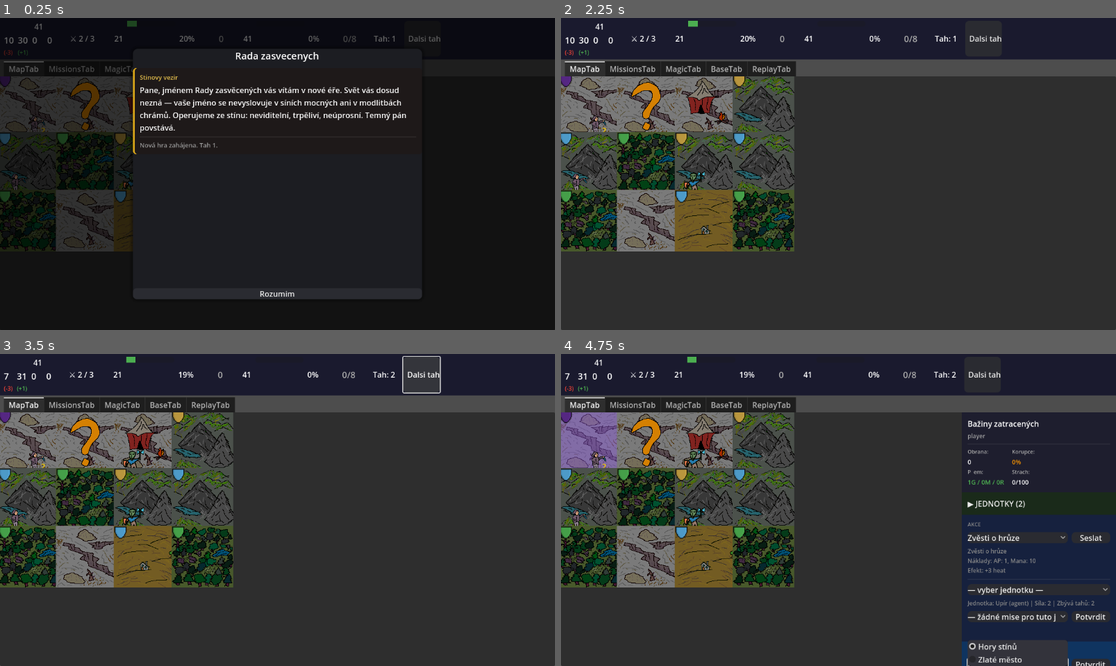
Above: before the commit, frames 1-4 (two rows, left to right).
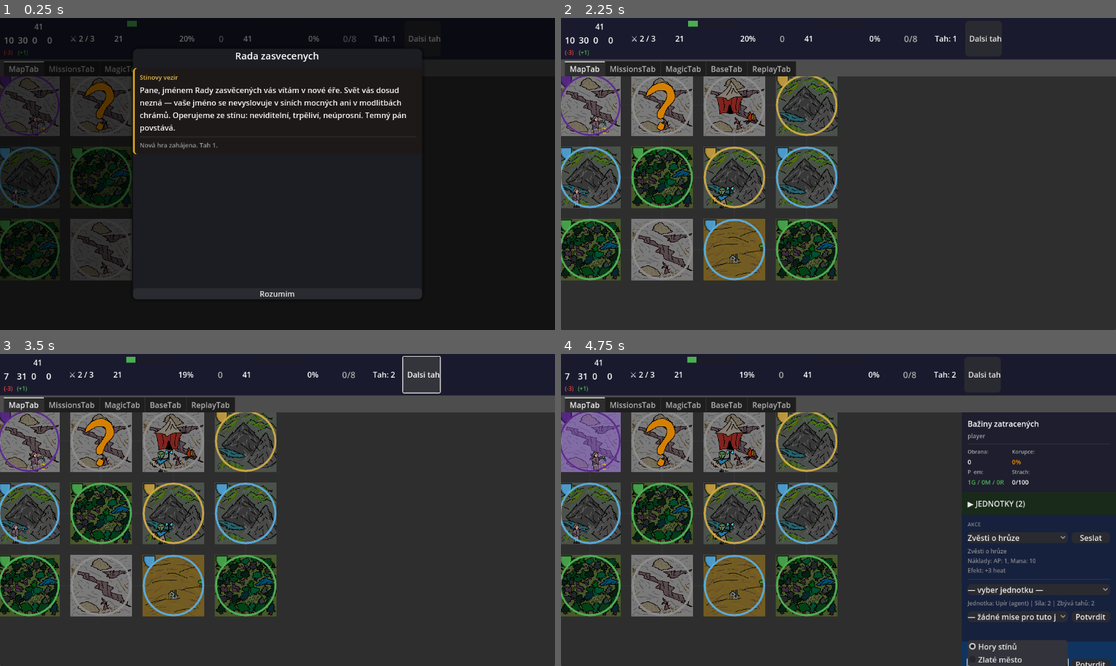
Above: after the commit, the same moments.

Repository: HannibalCZ/dark-lord
Game: Godot game, scene res://scenes/Main.tscn
The game is run twice, just before and just after one commit, with the same random seed, the same clock (stepped at 60 frames per second) and the same inputs.
Inputs (mouse positions are in pixels of both pictures, inside the frame that each line leads up to):
- Up to frame 1 (0.25 s): no input
- Up to frame 2 (2.25 s): click "Dalsi tah" at 0.5 s; click (588, 105) at 1.27 s; click "Rozumim" at 2 s
- Up to frame 3 (3.5 s): click "Dalsi tah" at 2.75 s
- Up to frame 4 (4.75 s): click (588, 441) at 3.52 s; click "Hory stínů" at 4.25 s

The runs differ from the first frame. In frame 1, 5.7% of the frame differs, in the area x 0-24%, y 18-85%; in frame 2, 24%; in frame 3, 24%; in frame 4, 24%, in the area x 0-50%, y 18-85%.

Commit message:
fix: border regionu pres Panel BorderOverlay, spacing map 150px pro viditelne cary
RegionTile: nahrazeni _draw() override za Panel BorderOverlay (posledni child,
z_index nad vsim). StyleBoxFlat s corner_radius=64 a bg_color=TRANSPARENT
kresli kruhovy border ve barve frakce. Odstranen _border_color a _draw().
JSON spacing: 120px -> 150px (mezera 22px mezi tiles 128px), cary nyni viditelne.

Co-Authored-By: Claude Sonnet 4.6 <noreply@anthropic.com>

Diff:
--- a/data/maps/mvp_map.json
+++ b/data/maps/mvp_map.json
@@ -6,22 +6,22 @@
   },
   "regions": [
 	{ "id": 0,  "name": "Bažiny zatracených", "owner_faction_id": "player",   "region_type": "wasteland", "region_kind": "wildlands",  "position": {"x": 60,  "y": 60}  },
-	{ "id": 1,  "name": "Hory stínů",         "owner_faction_id": "neutral",  "region_type": "wasteland", "region_kind": "wildlands",  "position": {"x": 180, "y": 60},
+	{ "id": 1,  "name": "Hory stínů",         "owner_faction_id": "neutral",  "region_type": "wasteland", "region_kind": "wildlands",  "position": {"x": 210, "y": 60},
 	  "secret": { "id": "ancient_ruins", "known": true, "state": "none", "progress": 0 }
 	},
-	{ "id": 2,  "name": "Temné pláně",        "owner_faction_id": "neutral",  "region_type": "wasteland", "region_kind": "wildlands",  "position": {"x": 300, "y": 60},
+	{ "id": 2,  "name": "Temné pláně",        "owner_faction_id": "neutral",  "region_type": "wasteland", "region_kind": "wildlands",  "position": {"x": 360, "y": 60},
 	  "lair": { "id": "orc_camp", "control": "neutral", "influence": 0 }
 	},
-	{ "id": 3,  "name": "Kamenný val",        "owner_faction_id": "paladin",  "region_type": "mountains", "region_kind": "civilized",  "position": {"x": 420, "y": 60}  },
+	{ "id": 3,  "name": "Kamenný val",        "owner_faction_id": "paladin",  "region_type": "mountains", "region_kind": "civilized",  "position": {"x": 510, "y": 60}  },
 
-	{ "id": 4,  "name": "Zlaté město",        "owner_faction_id": "merchant", "region_type": "town",      "region_kind": "civilized",  "position": {"x": 60,  "y": 180} },
-	{ "id": 5,  "name": "Svatý hvozd",        "owner_faction_id": "elf",      "region_type": "forest",    "region_kind": "civilized",  "position": {"x": 180, "y": 180} },
-	{ "id": 6,  "name": "Horský klášter",     "owner_faction_id": "paladin",  "region_type": "mountains", "region_kind": "civilized",  "position": {"x": 300, "y": 180} },
-	{ "id": 7,  "name": "Tržiště králů",      "owner_faction_id": "merchant", "region_type": "town",      "region_kind": "civilized",  "position": {"x": 420, "y": 180} },
+	{ "id": 4,  "name": "Zlaté město",        "owner_faction_id": "merchant", "region_type": "town",      "region_kind": "civilized",  "position": {"x": 60,  "y": 210} },
+	{ "id": 5,  "name": "Svatý hvozd",        "owner_faction_id": "elf",      "region_type": "forest",    "region_kind": "civilized",  "position": {"x": 210, "y": 210} },
+	{ "id": 6,  "name": "Horský klášter",     "owner_faction_id": "paladin",  "region_type": "mountains", "region_kind": "civilized",  "position": {"x": 360, "y": 210} },
+	{ "id": 7,  "name": "Tržiště králů",      "owner_faction_id": "merchant", "region_type": "town",      "region_kind": "civilized",  "position": {"x": 510, "y": 210} },
 
-	{ "id": 8,  "name": "Lesní srdce",        "owner_faction_id": "elf",      "region_type": "forest",    "region_kind": "civilized",  "position": {"x": 60,  "y": 300} },
-	{ "id": 9,  "name": "Černé pobřeží",      "owner_faction_id": "neutral",  "region_type": "wasteland", "region_kind": "wildlands",  "position": {"x": 180, "y": 300} },
-	{ "id": 10, "name": "Ztracené doly",      "owner_faction_id": "merchant", "region_type": "plains",    "region_kind": "civilized",  "position": {"x": 300, "y": 300} },
-	{ "id": 11, "name": "Prastarý les",       "owner_faction_id": "elf",      "region_type": "forest",    "region_kind": "civilized",  "position": {"x": 420, "y": 300} }
+	{ "id": 8,  "name": "Lesní srdce",        "owner_faction_id": "elf",      "region_type": "forest",    "region_kind": "civilized",  "position": {"x": 60,  "y": 360} },
+	{ "id": 9,  "name": "Černé pobřeží",      "owner_faction_id": "neutral",  "region_type": "wasteland", "region_kind": "wildlands",  "position": {"x": 210, "y": 360} },
+	{ "id": 10, "name": "Ztracené doly",      "owner_faction_id": "merchant", "region_type": "plains",    "region_kind": "civilized",  "position": {"x": 360, "y": 360} },
+	{ "id": 11, "name": "Prastarý les",       "owner_faction_id": "elf",      "region_type": "forest",    "region_kind": "civilized",  "position": {"x": 510, "y": 360} }
   ]
 }
--- a/scenes/ui/RegionTile.tscn
+++ b/scenes/ui/RegionTile.tscn
@@ -141,3 +141,12 @@
 grow_horizontal = 2
 grow_vertical = 2
 flat = true
+
+[node name="BorderOverlay" type="Panel" parent="."]
+layout_mode = 1
+anchors_preset = 15
+anchor_right = 1.0
+anchor_bottom = 1.0
+grow_horizontal = 2
+grow_vertical = 2
+mouse_filter = 2
--- a/scripts/ui/RegionTile.gd
+++ b/scripts/ui/RegionTile.gd
@@ -5,6 +5,7 @@
 var button: Button
 
 @onready var terrain_sprite: TextureRect = $TerrainSprite
+@onready var border_overlay: Panel = $BorderOverlay
 @onready var highlight: ColorRect   = $Highlight
 @onready var overlay: Control          = $Overlay
 @onready var crest: TextureRect        = $Overlay/Crest
@@ -21,7 +22,6 @@
 var _is_hovered: bool = false
 var _tag_pulsing: bool = false
 var _is_movement_target: bool = false
-var _border_color: Color = Color.TRANSPARENT
 
 const ICON_W := 16
 const ICON_H := 16
@@ -364,8 +364,18 @@
 	##tween.tween_property(self, "modulate:a", 1.0, 0.15)
 
 func set_owner_border(faction_id: String) -> void:
-	_border_color = _faction_color(faction_id)
-	queue_redraw()
+	var style := StyleBoxFlat.new()
+	style.bg_color = Color.TRANSPARENT
+	style.border_color = _faction_color(faction_id)
+	style.border_width_left   = 4
+	style.border_width_right  = 4
+	style.border_width_top    = 4
+	style.border_width_bottom = 4
+	style.corner_radius_top_left     = 64
+	style.corner_radius_top_right    = 64
+	style.corner_radius_bottom_left  = 64
+	style.corner_radius_bottom_right = 64
+	border_overlay.add_theme_stylebox_override("panel", style)
 
 func _faction_color(faction_id: String) -> Color:
 	match faction_id:
@@ -375,7 +385,3 @@
 		"player":   return Color("5e2b8f")
 		"orc":      return Color("8b0000")
 		_:          return Color("888888")
-
-func _draw() -> void:
-	if _border_color.a > 0.0:
-		draw_arc(Vector2(64.0, 64.0), 60.0, 0.0, TAU, 64, _border_color, 4.0, true)
